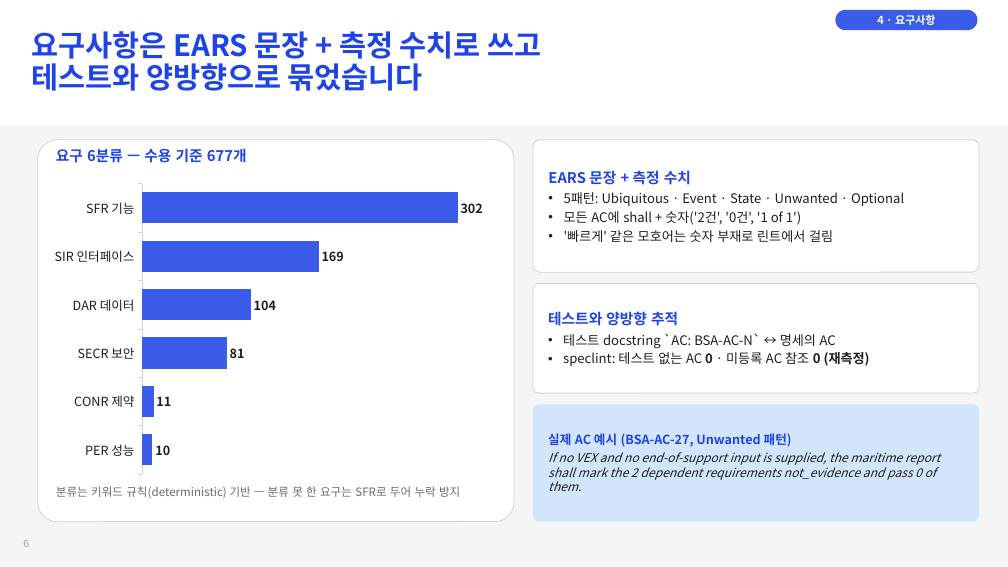
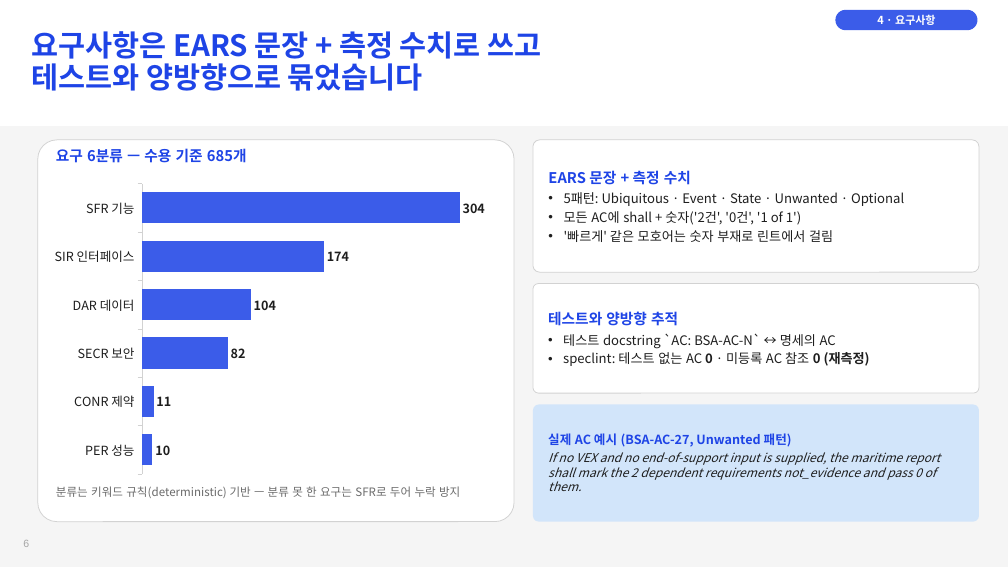
Before and after one commit to Jack-Hwang/beyondthesecurity-sbom, a slide deck: slide 6 of docs/BTS-SBOM_1-6주차_종합_과제_황병주_20261128.pptx. Drawn at 1008x567 pixels with LibreOffice and Linux fonts; fonts in the diff are those of the drawing. Boxes give left, top, right and bottom in pixels: in the first picture for what was removed or moved away, otherwise in the second. Text is boxed around its words. In the diff, an @@ line names an element or a change of style, - is before the commit and + after.

```diff
--- a/docs/BTS-SBOM_1-6주차_종합_과제_황병주_20261128.pptx
+++ b/docs/BTS-SBOM_1-6주차_종합_과제_황병주_20261128.pptx
@@ text at [56,148,247,163]: text changed @@
-요구 6분류 — 수용 기준 677개
+요구 6분류 — 수용 기준 685개
@@ bar chart at [45,178,507,480] @@
@@ Series 1, SFR 기능: 302 to 304 @@
@@ Series 1, SIR 인터페이스: 169 to 174 @@
@@ Series 1, SECR 보안: 81 to 82 @@
```
Also in this commit, not shown: 6 other slides changed, 4 other files.
